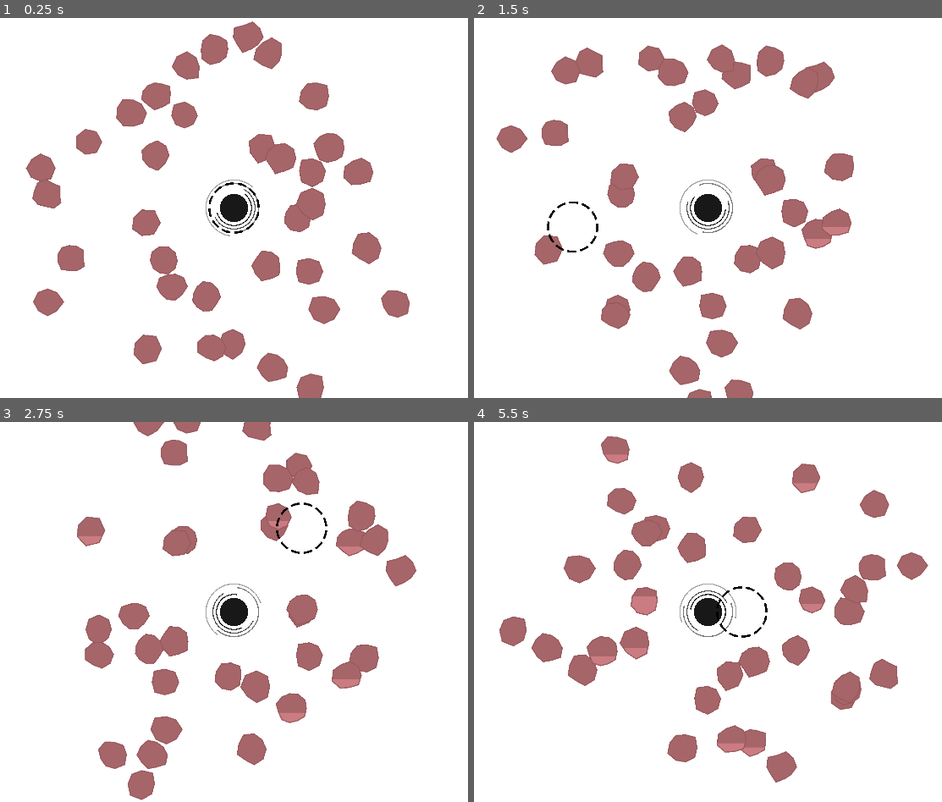
Above: before the commit, frames 1-4 (two rows, left to right).
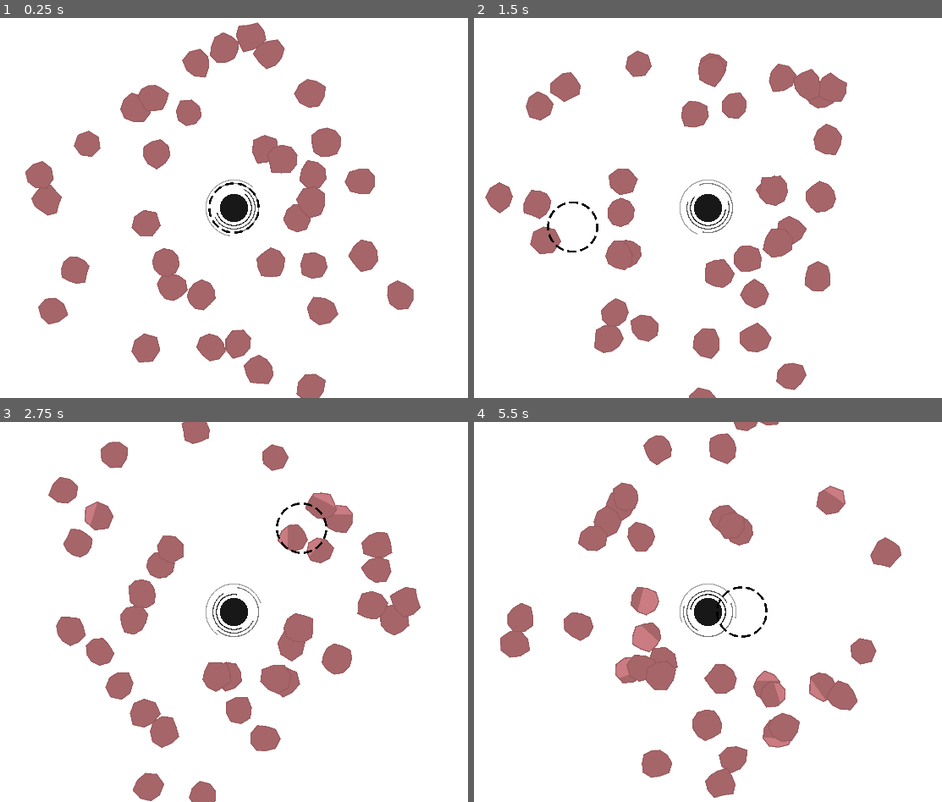
Above: after the commit, the same moments.

Repository: fatihceyln/a-game-about-feeding-a-black-hole
Game: Godot game, scene res://main/main.tscn
The game is run twice, just before and just after one commit, with the same random seed, the same clock (stepped at 60 frames per second) and the same inputs.
Inputs (mouse positions are in pixels of both pictures, inside the frame that each line leads up to):
- Up to frame 1 (0.25 s): no input
- Up to frame 2 (1.5 s): move the mouse to (857, 189) at 0.52 s; move the mouse to (572, 227) at 1.27 s
- Up to frame 3 (2.75 s): move the mouse to (299, 528) at 2.02 s
- Up to frame 4 (5.5 s): move the mouse to (675, 688) at 2.77 s; move the mouse to (909, 669) at 3.52 s; move the mouse to (506, 555) at 4.27 s; move the mouse to (740, 612) at 5.02 s

The runs differ from the first frame. In frame 1, 5.6% of the frame differs, in the area x 5-89%, y 0-100%; in frame 2, 15%; in frame 3, 17%; in frame 4, 18%, in the area x 5-98%, y 0-99%.

Commit message:
Add rotation speed to Asteroid for enhanced movement dynamics

Diff:
--- a/asteroid/asteroid.gd
+++ b/asteroid/asteroid.gd
@@ -10,6 +10,7 @@
 const OUTLINE_WIDTH: float = 3
 
 const ORBIT_SPEED_RANGE: Vector2 = Vector2(0.3, 0.7)
+const ROTATION_SPEED_RANGE: Vector2 = Vector2(0.5, 1.5)
 
 const MAX_HEALTH: int = 3
 
@@ -30,6 +31,7 @@
 var min_y: float = 0
 var max_y: float = 0
 
+var rotation_speed: float = randf_range(ROTATION_SPEED_RANGE.x, ROTATION_SPEED_RANGE.y)
 
 func _ready() -> void:
 	var points: PackedVector2Array = make_polygon_points()
@@ -56,6 +58,7 @@
 func _process(delta: float) -> void:
 	orbit_angle += orbit_speed * delta
 	position = orbit_center + Vector2.RIGHT.rotated(orbit_angle) * orbit_radius
+	rotation = wrapf(rotation + (delta * rotation_speed), 0, TAU)
 
 
 func make_polygon_points() -> PackedVector2Array:
